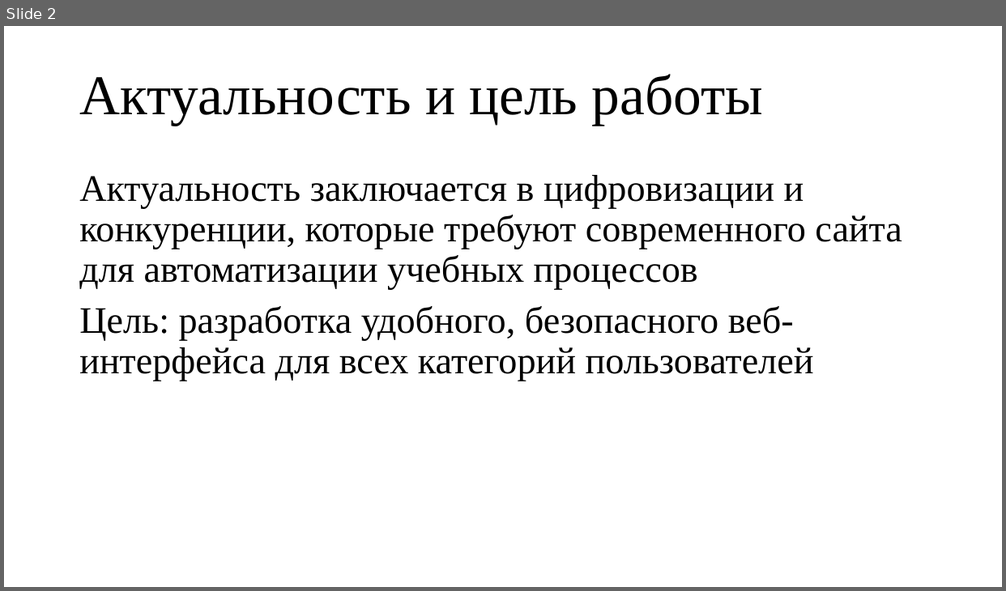
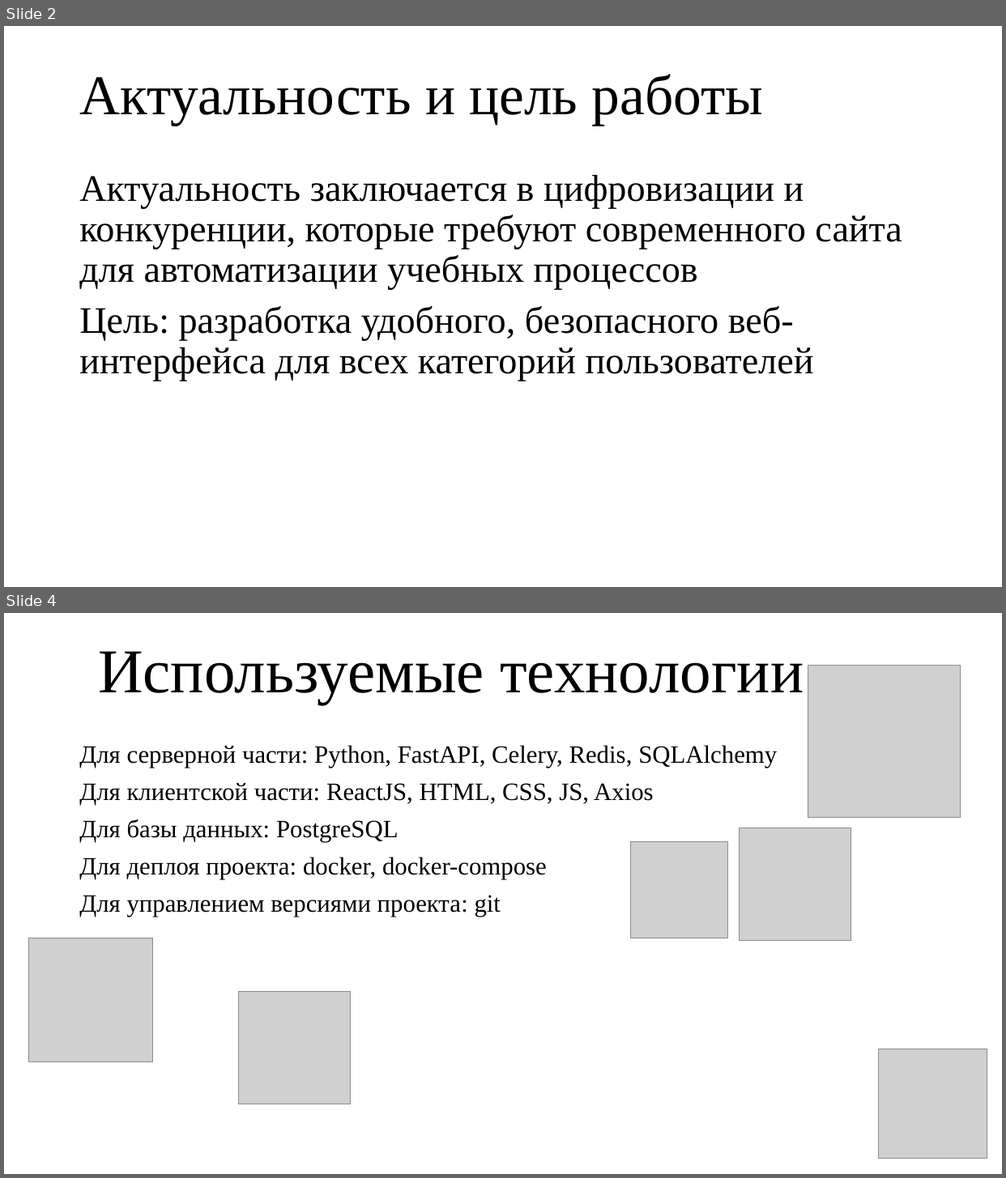
Before and after one commit to chinazes532/ITSchoolWeb, a slide deck: Презентация.pptx. Shown one above the other, each under a label of ours: slide 2 before the commit, slides 2 and 4 after it; the slides between them are not shown. The pictures are 1006x591 and 1006x1178 pixels, drawn with LibreOffice and Linux fonts; fonts in the diff are those of the drawing; grey boxes stand for pictures. Boxes give left, top, right and bottom in pixels: in the first picture for what was removed or moved away, otherwise in the second. Text is boxed around its words. In the diff, an @@ line names an element or a change of style, - is before the commit and + after.

```diff
--- a/Презентация.pptx
+++ b/Презентация.pptx
@@ slide 4 added at (4, 613, 1002, 1174), background #FFFFFF @@
@@ title added at (98, 651, 803, 705), 60 pt, text #000000 @@
+Используемые технологии
@@ picture added at (808, 666, 961, 818) @@
@@ text added at (79, 745, 777, 917), 24 pt, text #000000 @@
+Для серверной части: Python, FastAPI, Celery, Redis, SQLAlchemy
+Для клиентской части: ReactJS, HTML, CSS, JS, Axios
+Для базы данных: PostgreSQL
+Для деплоя проекта: docker, docker-compose
+Для управлением версиями проекта: git
@@ picture added at (739, 828, 851, 941) @@
@@ picture added at (631, 842, 727, 939) @@
@@ picture added at (28, 939, 152, 1063) @@
@@ picture added at (238, 992, 351, 1104) @@
@@ picture added at (879, 1050, 987, 1159) @@
```
Also in this commit, not shown: 1 slide changed, 9 other slides added.
